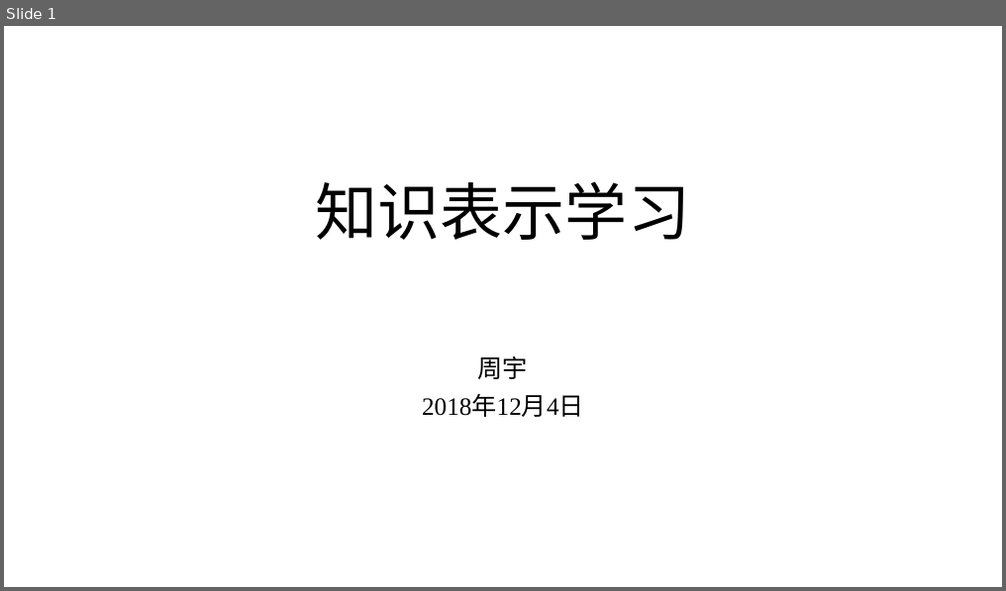
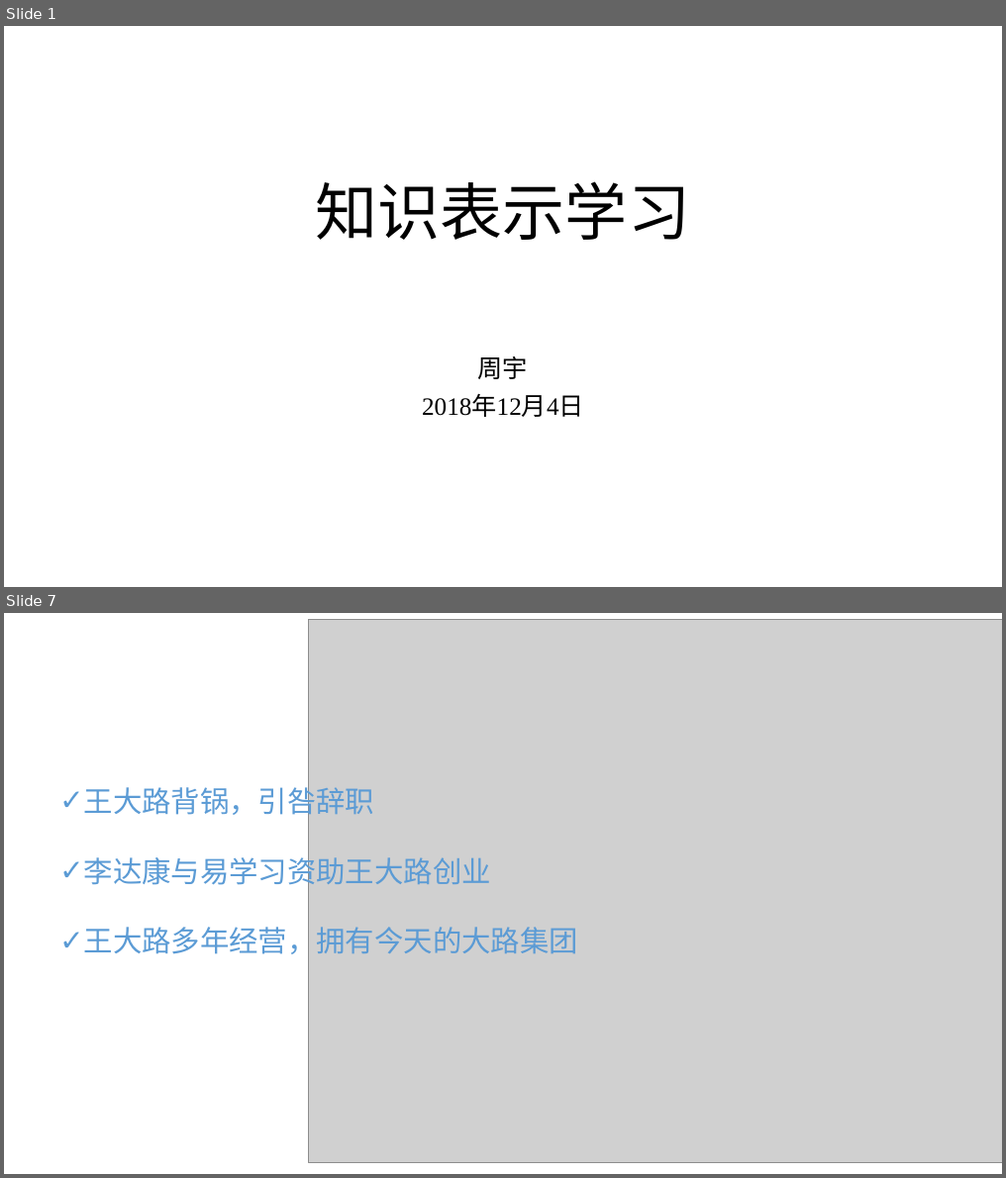
Before and after one commit to zyxdSTU/presetation, a slide deck: 知识表示学习/知识表示学习.pptx. Shown one above the other, each under a label of ours: slide 1 before the commit, slides 1 and 7 after it; the slides between them are not shown. The pictures are 1006x591 and 1006x1178 pixels, drawn with LibreOffice and Linux fonts; fonts in the diff are those of the drawing; grey boxes stand for pictures. Boxes give left, top, right and bottom in pixels: in the first picture for what was removed or moved away, otherwise in the second. Text is boxed around its words. In the diff, an @@ line names an element or a change of style, - is before the commit and + after.

```diff
--- a/知识表示学习/知识表示学习.pptx
+++ b/知识表示学习/知识表示学习.pptx
@@ slide 7 added at box(4, 613, 1002, 1174), background #FFFFFF @@
@@ picture added at box(309, 620, 1002, 1163) @@
@@ text added at box(84, 782, 578, 959), 28 pt, text #5B9BD5 @@
+✓ 王大路背锅，引咎辞职
+✓ 李达康与易学习资助王大路创业
+✓ 王大路多年经营，拥有今天的大路集团
```
Also in this commit, not shown: 4 slides changed, 2 other slides added, 3 slides removed, 4 other files.
